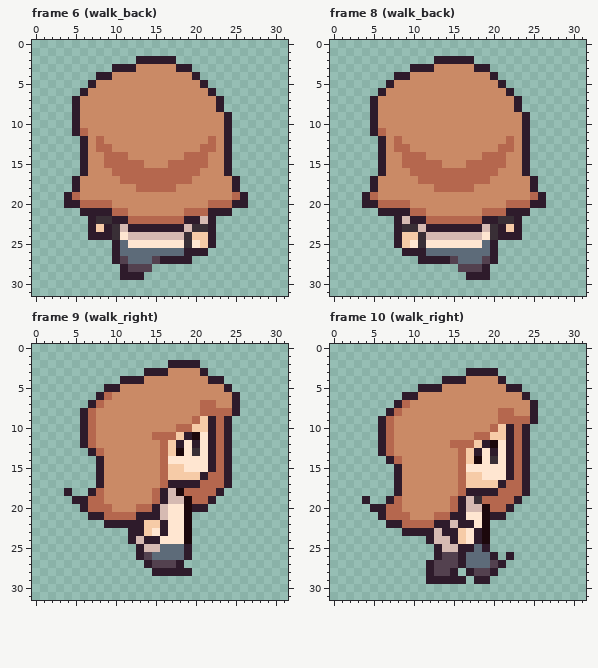
Pixel-art file: Assets/ArtAssets/sprites/mc/mc_walk.aseprite. The picture above is the old version.
32x32 pixels, 16 frames. Shown: frame 6 (walk_back), frame 8 (walk_back), frame 9 (walk_right), frame 10 (walk_right). The commit also changed other frames, which this record leaves out.
The same view after the edit:
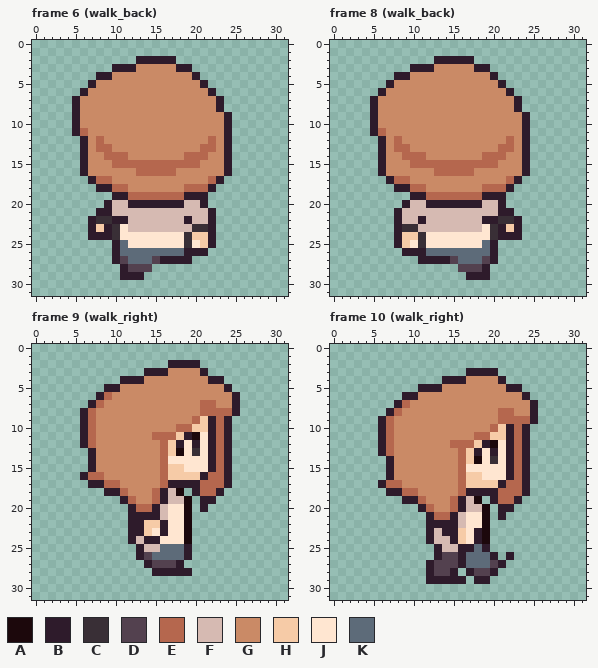
Palette (. is transparent): A #1c080c  B #2e1b2b  C #392f36  D #53414f  E #b5674e  F #d6bab2  G #ca8a66  H #f6cba7  J #ffe6d1  K #5d6b79
Edits made:
--- frame 6 (walk_back)
@@ x 0..31 @@
 14 ......BGGEEEGGGGGGGEEEGGB.......
-15 ......BGGEEEEEGGGEEEEEGGB.......
-16 ......BGGGEEEEEEEEEEEGGGB.......
-17 .....BGGGGGEEEEEEEEEGGGGGB......
-18 .....BGGGGGGGEEEEEGGGGGGGB......
-19 ....BEGGGGGGGGGGGGGGGGGGGEB.....
-20 ....BBEEEEGGGGGGGGGGGGEEEBB.....
-21 ......BBBBEEGGGGGGGEEEBBB.......
-22 .......BCCBBEEEEEEEBBFB.........
-23 .......BHBCFBBBBBBBFCCB.........
-24 .......BBBCJFFFFFFFCHHB.........
+15 ......BGGGEEEEEEEEEEEGGGB.......
+16 ......BGGGGGGEEEEEGGGGGGB.......
+17 .......BEEGGGGGGGGGGGGEB........
+18 ........BBEEGGGGGGGEEEB.........
+19 ..........BBEEEEEEEBBB..........
+20 .........BFFBBBBBBBFFB..........
+21 ........BBFFFFFFFFFFFFB.........
+22 .......BCCBBFFFFFFFBFFB.........
+23 .......BHBCJFFFFFFFFCCB.........
+24 .......BBBCJJJJJJJJCHHB.........
 25 ..........BKJJJJJJJCJHB.........
--- frame 8 (walk_back)
@@ x 0..31 @@
 14 ......BGGEEEGGGGGGGEEEGGB.......
-15 ......BGGEEEEEGGGEEEEEGGB.......
-16 ......BGGGEEEEEEEEEEEGGGB.......
-17 .....BGGGGGEEEEEEEEEGGGGGB......
-18 .....BGGGGGGGEEEEEGGGGGGGB......
-19 ....BEGGGGGGGGGGGGGGGGGGGEB.....
-20 ....BBEEEEGGGGGGGGGGGGEEEBB.....
-21 ......BBBBEEGGGGGGGEEEBBB.......
-22 ........BFBBEEEEEEEBBCCB........
-23 ........BCCFBBBBBBBFCBHB........
-24 ........BHHCFFFFFFFJCBBB........
+15 ......BGGGEEEEEEEEEEEGGGB.......
+16 ......BGGGGGGEEEEEGGGGGGB.......
+17 .......BEEGGGGGGGGGGGGEB........
+18 ........BBEEGGGGGGGEEEB.........
+19 ..........BBEEEEEEEBBB..........
+20 .........BFFBBBBBBBFFB..........
+21 ........BFFFFFFFFFFFFBB.........
+22 ........BFFBFFFFFFFBBCCB........
+23 ........BCCFFFFFFFFJCBHB........
+24 ........BHHCJJJJJJJJCBBB........
 25 ........BHJCJJJJJJJKB...........
--- frame 9 (walk_right)
@@ x 2..23 @@
 12 ....BEGGGGGGGGEHBJBJBE
-13 .....BEGGGGGGGEHAJCJBE
-14 ......BGGGGGGGEJJJJJBE
-15 ......BGGGGGGGEHHJJJBE
-16 ......BGGGGGGGEHHHHBEE
-17 ......BGGGGGGGEBBBBEEE
-18 ..B..BEGGGGGGEBFAEEEEB
-19 ...BBEEGGGGGGEBFFAEEB.
-20 ....BEEEGGGEEBFJJABB..
-21 .....BBEEEEBBBFJJA....
-22 .......BBBBBHHBJJA....
+13 .....BGGGGGGGGEHAJCJBE
+14 .....BGGGGGGGGEJJJJJBE
+15 .....BGGGGGGGGEHHJJJBE
+16 ....BEEGGGGGGGEHHHHBEE
+17 .....BBEEGGGGGEBBBBEEE
+18 .......BBEGGGEBFA.BEEB
+19 .........BEGGEBFFA.BB.
+20 ..........BEEBFJJA.B..
+21 ..........BBBBFJJA....
+22 ..........BBHHBJJA....
 23 ..........BBHJBJJA....
--- frame 10 (walk_right)
@@ x 2..23 @@
 13 ....BEGGGGGGGGEHBJBJBE
-14 .....BEGGGGGGGEHAJCJBE
-15 ......BGGGGGGGEJJJJJBE
-16 ......BGGGGGGGEHHJJJBE
-17 ......BGGGGGGGEHHHHBEE
-18 ......BGGGGGGGEBBBBEEE
-19 ..B..BEGGGGGGEBFCEEEEB
-20 ...BBEEGGGGGGEBFFAEEB.
-21 ....BEEEGGGEEBBJJABB..
-22 .....BBEEEEBBFBBJA....
-23 .......BBBBFBBHJBA....
+14 .....BGGGGGGGGEHAJCJBE
+15 .....BGGGGGGGGEJJJJJBE
+16 .....BGGGGGGGGEHHJJJBE
+17 ....BEEGGGGGGGEHHHHBEE
+18 .....BBEEGGGGGEBBBBEEE
+19 .......BBEGGGEBFA.BEEB
+20 .........BEGGEBFFA.BB.
+21 ..........BEEBFJJA.B..
+22 ..........BBBBFJJA....
+23 ..........BFBBHJBA....
 24 ..........BFFBHJBA....
Where, in picture pixels (left, top, right, bottom), the same in both pictures:
changed: (64, 160, 248, 240)
changed: (362, 160, 546, 240)
changed: (64, 448, 136, 528)
changed: (184, 488, 208, 512)
changed: (362, 456, 506, 536)
